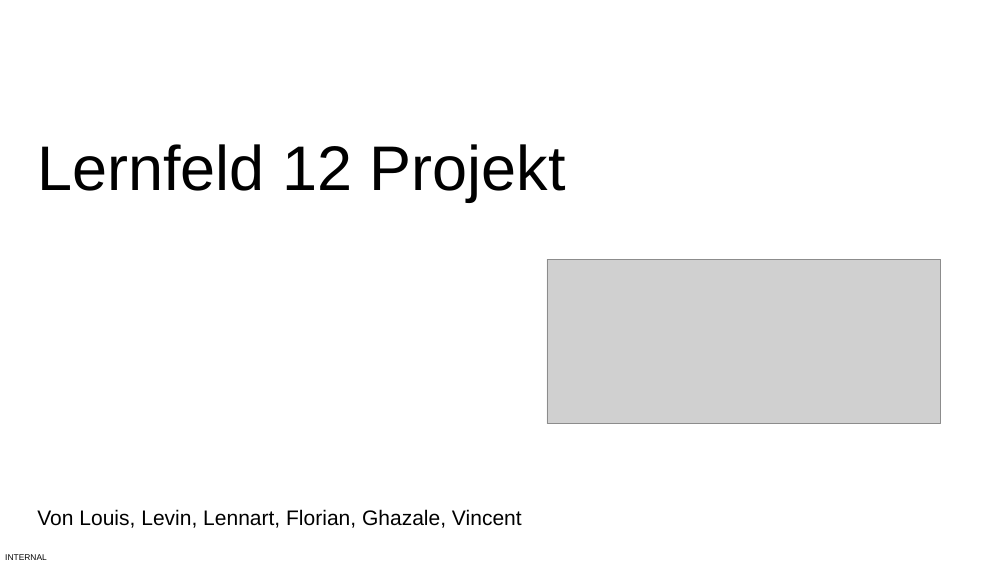
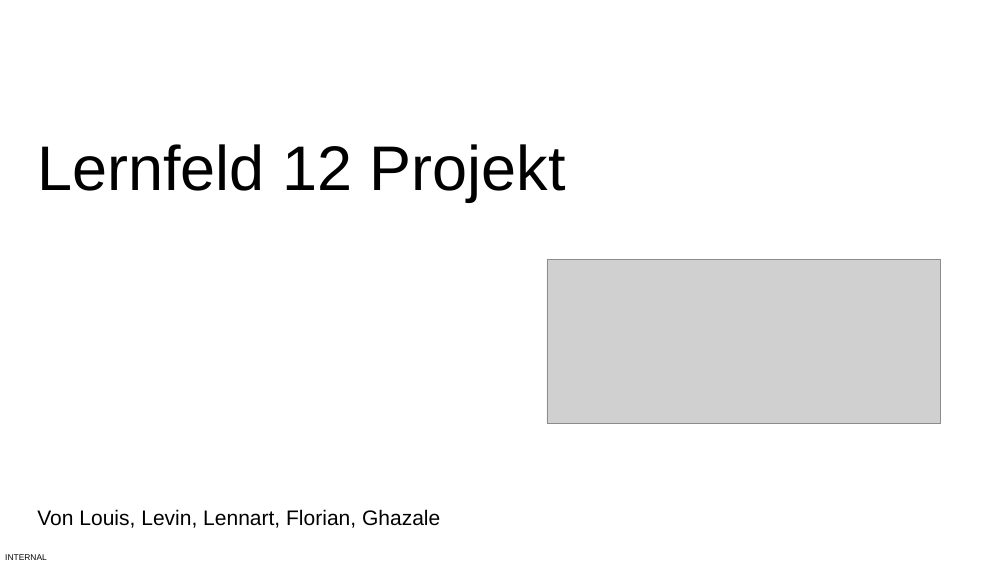
Before and after one commit to BBS2EMDBSEF/Gruppe-C, a slide deck: slide 1 of Dokumentation/Lernfeld 12 Projekt.pptx. Drawn at 1008x567 pixels with LibreOffice and Linux fonts; fonts in the diff are those of the drawing; grey boxes stand for pictures. Boxes give left, top, right and bottom in pixels: in the first picture for what was removed or moved away, otherwise in the second. Text is boxed around its words. In the diff, an @@ line names an element or a change of style, - is before the commit and + after.

```diff
--- a/Dokumentation/Lernfeld 12 Projekt.pptx
+++ b/Dokumentation/Lernfeld 12 Projekt.pptx
@@ subtitle at box(37, 509, 440, 528): text changed @@
-Von Louis, Levin, Lennart, Florian, Ghazale, Vincent
+Von Louis, Levin, Lennart, Florian, Ghazale
```
Also in this commit, not shown: 3 other slides changed.
